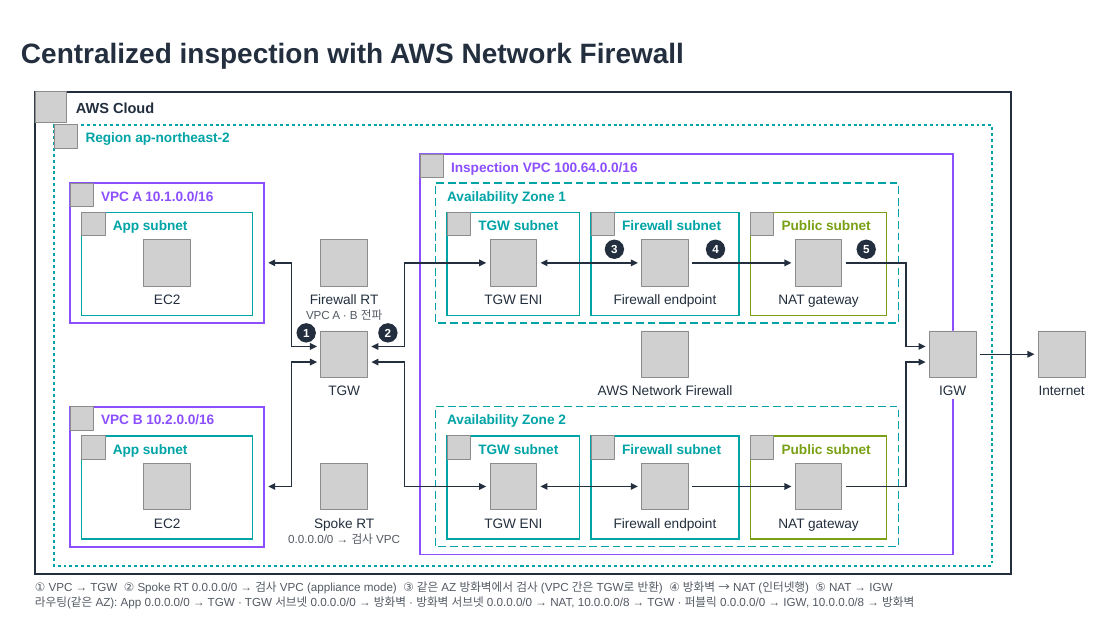
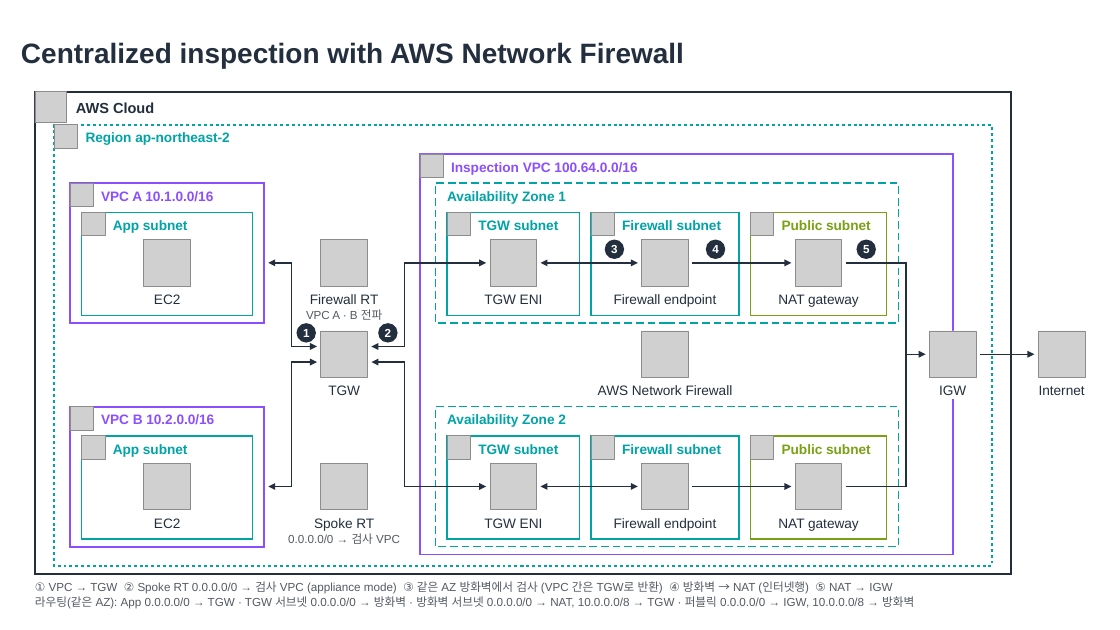
Before and after one commit to conft2k/aws-topology, a slide deck: slide 5 of docs/examples/reference-architectures.pptx. Drawn at 1120x630 pixels with LibreOffice and Linux fonts; fonts in the diff are those of the drawing; grey boxes stand for pictures. Boxes give left, top, right and bottom in pixels: in the first picture for what was removed or moved away, otherwise in the second. Text is boxed around its words. In the diff, an @@ line names an element or a change of style, - is before the commit and + after.

```diff
--- a/docs/examples/reference-architectures.pptx
+++ b/docs/examples/reference-architectures.pptx
@@ freeform shape: place and size @@
-freeform shape at <box>846,263,926,347</box>
+freeform shape at <box>846,263,926,355</box>
@@ freeform shape: place and size @@
-freeform shape at <box>846,362,926,486</box>
+freeform shape at <box>846,355,907,486</box>
```
Also in this commit, not shown: 5 other files.
